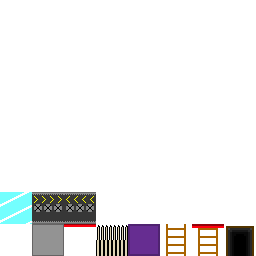
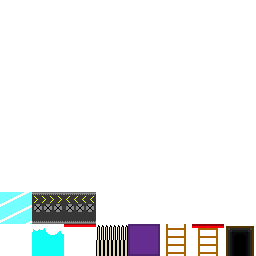
Layered file, before and after one edit (w=256, h=256). Changes by layer:
painted on "Block" over [32, 224, 64, 256]
